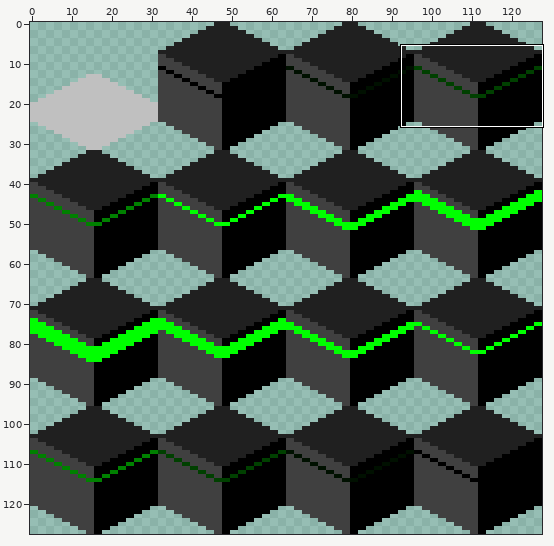
File history of a sprite sheet, assets/atlas/atlas_maze_walls_isometric_animated.png. The picture above shows the old version from afar; the outline marks the close-up.
Close-up. The starting point:
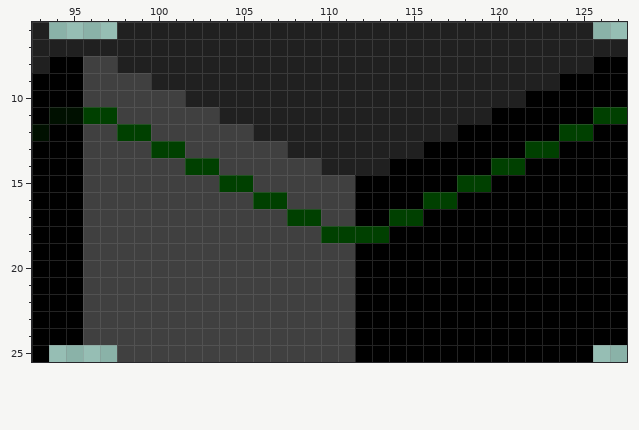
The file is 128x128 pixels. Shown: x 93..127, y 6..25. The commit also changed other parts of the picture, which this record leaves out.
After:
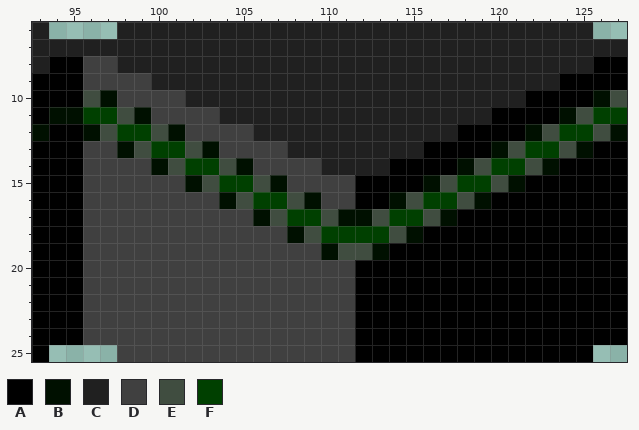
Palette (. is transparent): A #000000  B #001000  C #202020  D #404040  E #404d40  F #004000
The edit:
y 10: x 96..97 DD -> EB; x 126..127 AA -> BE
y 11: x 98..99 DD -> EB; x 124..125 AA -> BE
y 12: x 96..97 DD -> BE; x 100..101 DD -> EB; x 122..123 AA -> BE; x 126..127 AA -> EB
y 13: x 98..99 DD -> BE; x 102..103 DD -> EB; x 120..121 AA -> BE; x 124..125 AA -> EB
y 14: x 100..101 DD -> BE; x 104..105 DD -> EB; x 118..119 AA -> BE; x 122..123 AA -> EB
y 15: x 102..103 DD -> BE; x 106..107 DD -> EB; x 116..117 AA -> BE; x 120..121 AA -> EB
y 16: x 104..105 DD -> BE; x 108..109 DD -> EB; x 114..115 AA -> BE; x 118..119 AA -> EB
y 17: x 106..107 DD -> BE; x 110..113 DDAA -> EBBE; x 116..117 AA -> EB
y 18: x 108..109 DD -> BE; x 114..115 AA -> EB
y 19: x 110..113 DDAA -> BEEB
